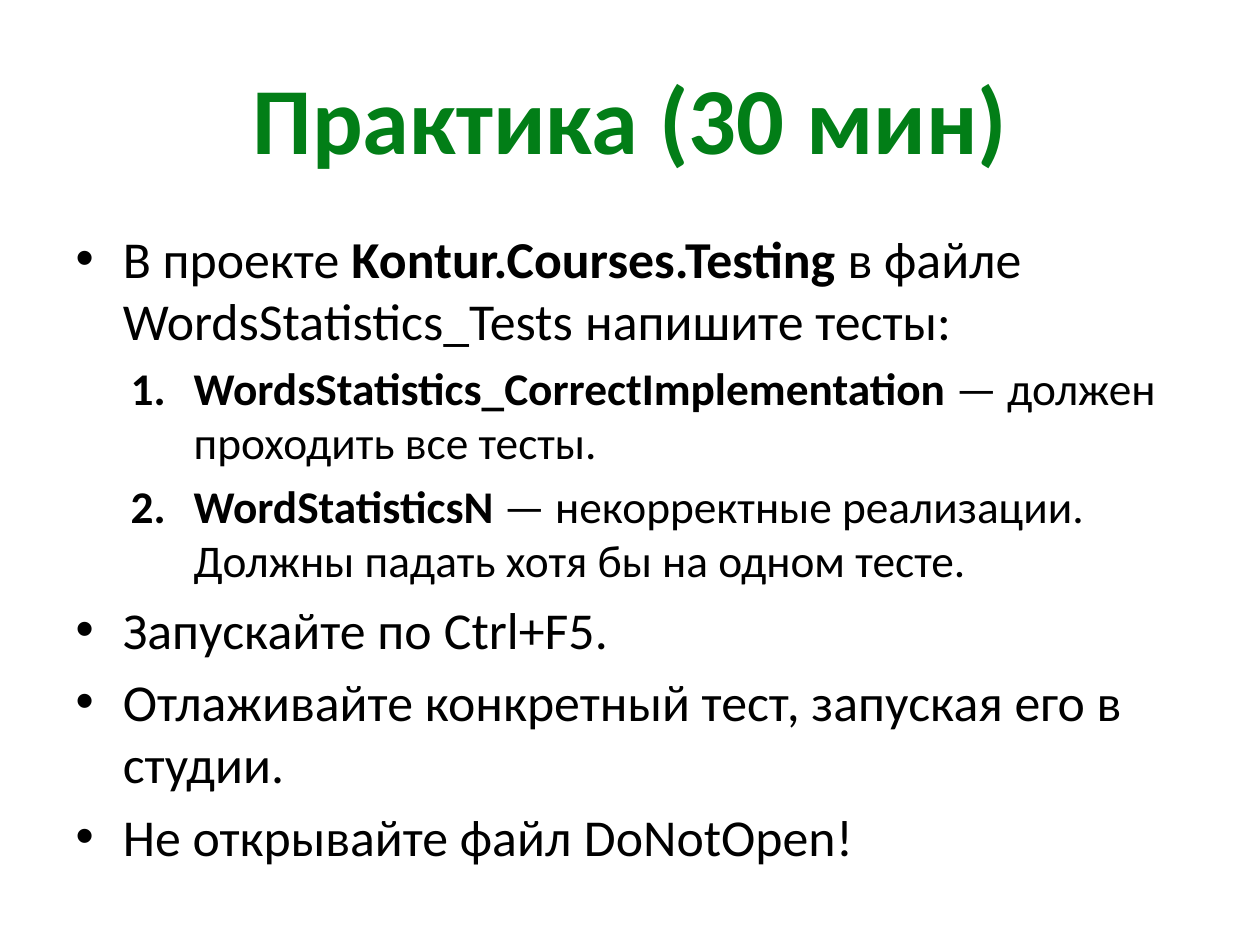
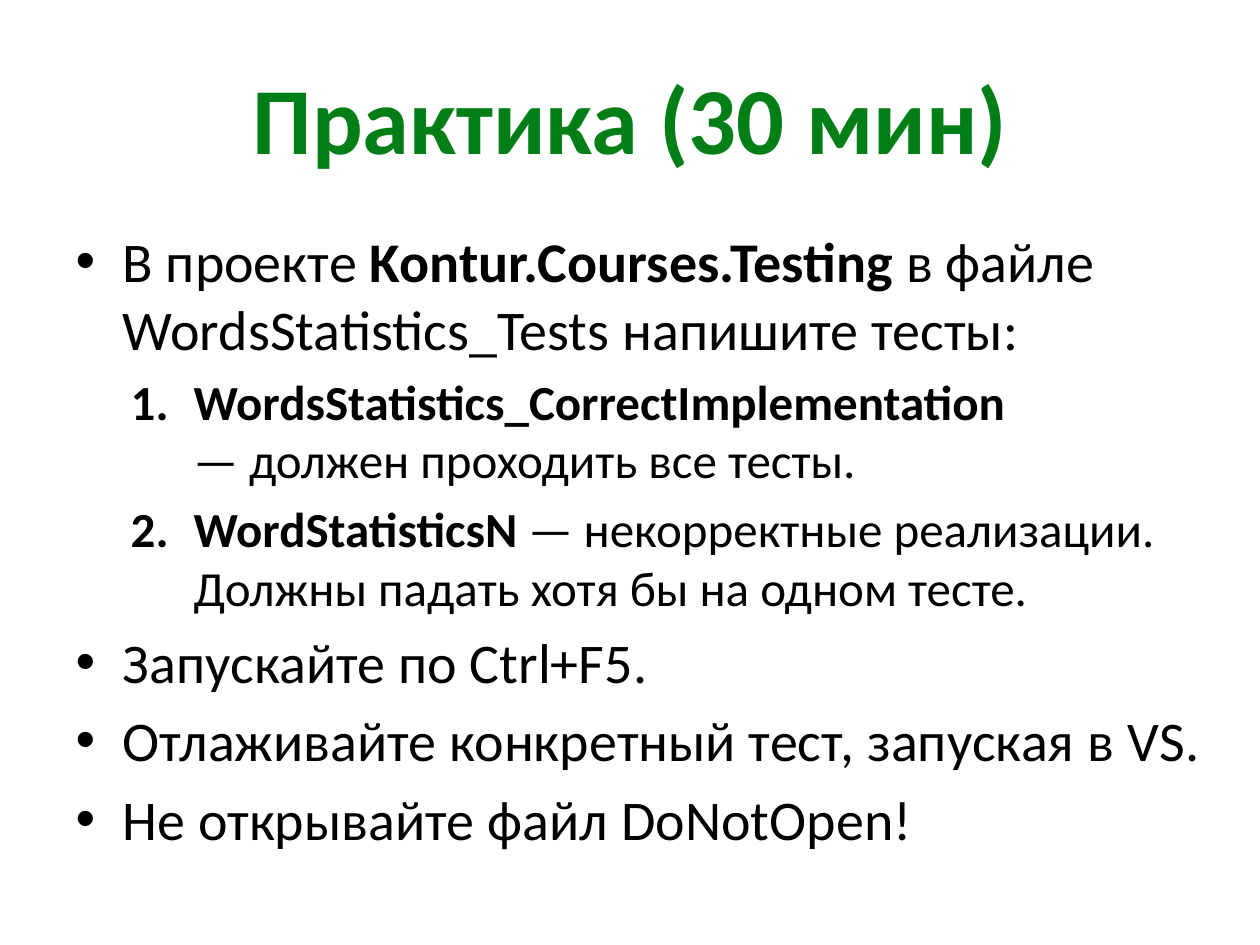
Before and after one commit to xoposhiy/testing-course, a slide deck: slide 7 of day1.pptx. Drawn at 1260x945 pixels with LibreOffice and Linux fonts; fonts in the diff are those of the drawing. Boxes give left, top, right and bottom in pixels: in the first picture for what was removed or moved away, otherwise in the second. Text is boxed around its words. In the diff, an @@ line names an element or a change of style, - is before the commit and + after.

Commit message:
fix

```diff
--- a/day1.pptx
+++ b/day1.pptx
@@ text at bbox=[123, 242, 1155, 850]: size 29.6 to 32 pt in "В проекте Kontur.Courses.Testing в файле WordsStatistics_Tes ...", "Запускайте по Ctrl+F5.", "Не открывайте файл DoNotOpen!"; size 25.9 to 28 pt in "WordsStatistics_CorrectImplementation — должен проходить все ...", "WordStatisticsN — некорректные реализации. Должны падать хот ..." @@
@@ text at bbox=[123, 723, 1199, 770]: text changed; size 29.6 to 32 pt @@
-• Отлаживайте конкретный тест, запуская его в студии.
+• Отлаживайте конкретный тест, запуская в VS.
```
Also in this commit, not shown: 2 other slides changed.
